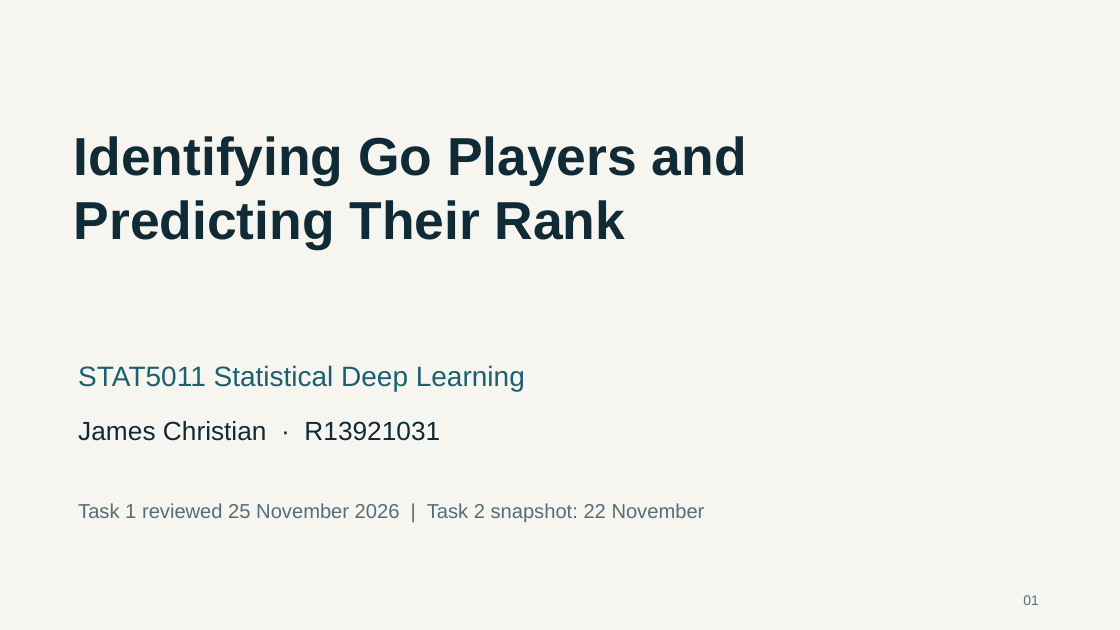
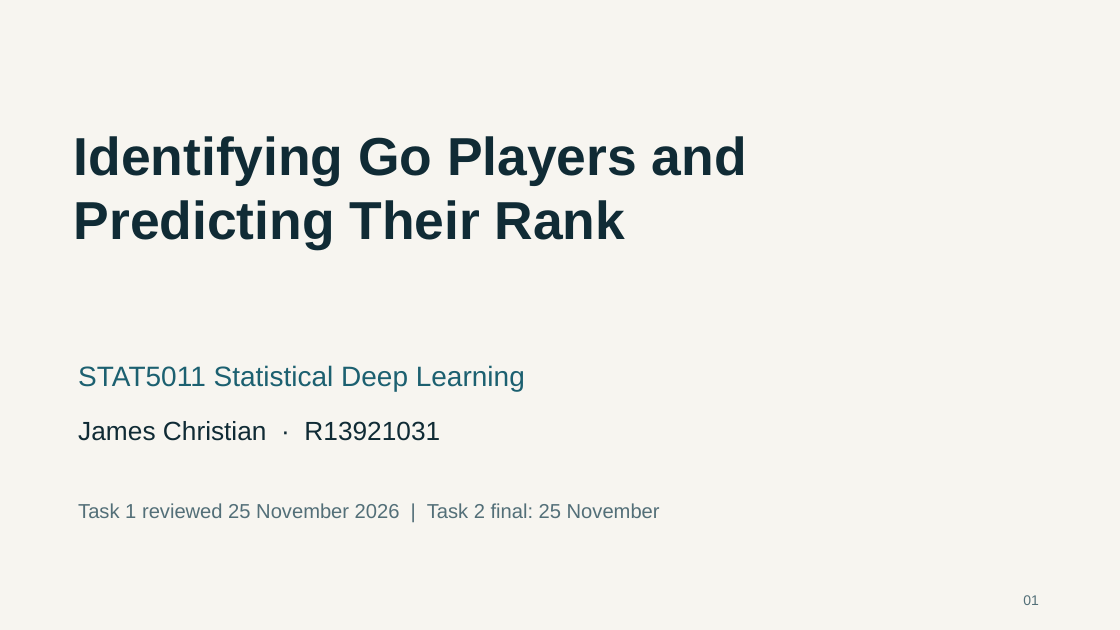
Before and after one commit to goog-msft-fb-nflx-nvda-aapl/stat5011-go-player-identification, a slide deck: slide 1 of slides/STAT5011_Final_Presentation.pptx. Drawn at 1120x630 pixels with LibreOffice and Linux fonts; fonts in the diff are those of the drawing. Boxes give left, top, right and bottom in pixels: in the first picture for what was removed or moved away, otherwise in the second. Text is boxed around its words. In the diff, an @@ line names an element or a change of style, - is before the commit and + after.

Commit message:
Update Task 2 to final result f2 (0.7692): report, slides, figures, scores, reproduction files

```diff
--- a/slides/STAT5011_Final_Presentation.pptx
+++ b/slides/STAT5011_Final_Presentation.pptx
@@ text at box(78, 503, 660, 518): text changed @@
-Task 1 reviewed 25 November 2026 | Task 2 snapshot: 22 November
+Task 1 reviewed 25 November 2026 | Task 2 final: 25 November
```
Also in this commit, not shown: 6 other slides changed, 39 other files.
